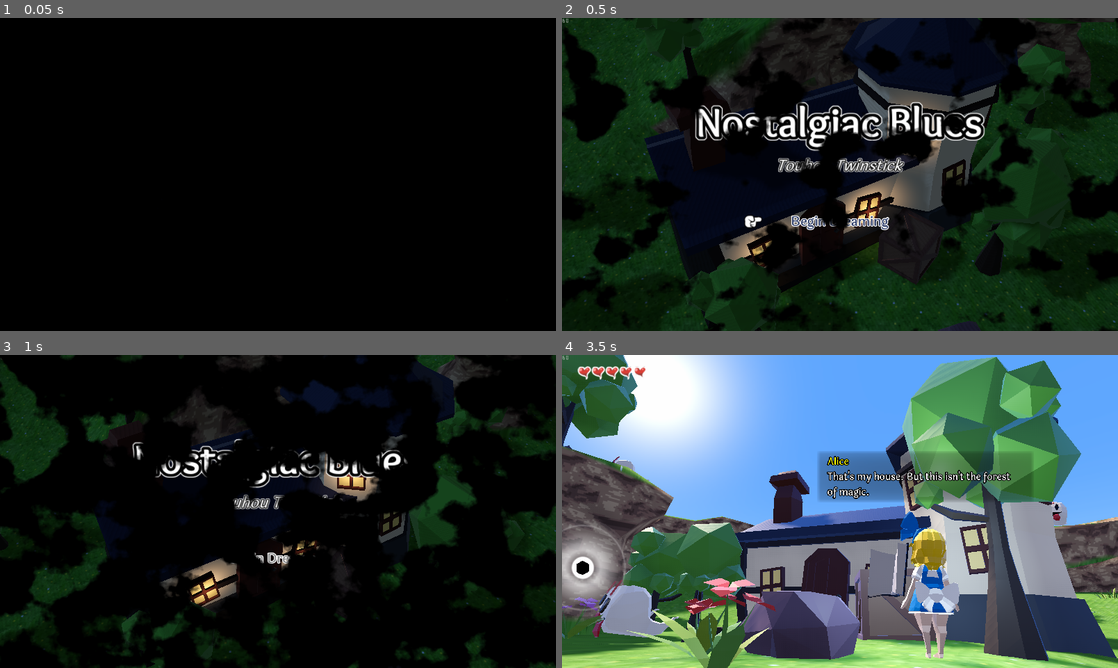
Above: before the commit, frames 1-4 (two rows, left to right).
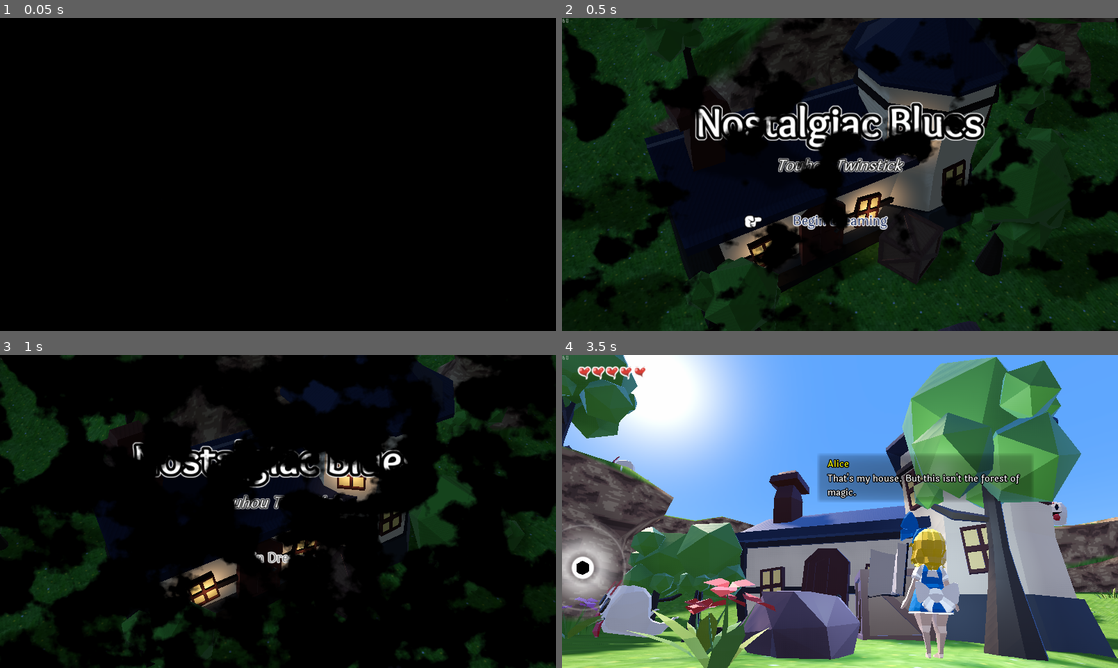
Above: after the commit, the same moments.

Repository: wareya/Nostalgiac-Blues
Game: Godot game, scene res://scenes/Title Screen.tscn
The game is run twice, just before and just after one commit, with the same random seed, the same clock (stepped at 60 frames per second) and the same inputs.
Inputs (mouse positions are in pixels of both pictures, inside the frame that each line leads up to):
- Up to frame 1 (0.05 s): no input
- Up to frame 2 (0.5 s): no input
- Up to frame 3 (1 s): click "Begin Dreaming" at 0.5 s
- Up to frame 4 (3.5 s): tap Enter (ui_accept) at 1.25 s; move the mouse to (962, 495) at 1.27 s; hold Right (ui_right) 1.28-2.03 s; tap C (attack) at 1.35 s; tap Space (jump) at 1.52, 2.27 s; move the mouse to (728, 527) at 2.02 s; hold Down (ui_down) 2.03-2.78 s; tap Shift (focus) at 2.1 s; move the mouse to (895, 442) at 2.77 s; hold Right (ui_right) from 2.78 s (still down); click (895, 442) at 2.85 s

Frame 1 is identical in both runs. In frame 2, 0.4% of the frame differs, in the area x 41-59%, y 62-68%; in frame 3, 0.1%; in frame 4, 1.4%, in the area x 46-85%, y 30-46%.

Commit message:
fix screen scaling bugs

Diff:
--- a/project.godot
+++ b/project.godot
@@ -40,6 +40,8 @@
 window/size/width=1280
 window/size/height=720
 window/vsync/use_vsync=false
+window/stretch/mode="2d"
+window/stretch/aspect="expand"
 
 [importer_defaults]
 
--- a/scenes/BossCirno.tscn
+++ b/scenes/BossCirno.tscn
@@ -38,10 +38,11 @@
 
 [node name="HP" type="ProgressBar" parent="."]
 anchor_left = 0.5
+anchor_top = 1.0
 anchor_right = 0.5
 anchor_bottom = 1.0
 margin_left = -268.0
-margin_top = 666.0
+margin_top = -54.0
 margin_right = 272.0
 margin_bottom = -35.0
 custom_styles/fg = SubResource( 2 )
--- a/scenes/Player.gd
+++ b/scenes/Player.gd
@@ -554,8 +554,7 @@
 var last_mouse_position = Vector2()
 func handle_graphical_heading(delta):
     var vp = get_viewport()
-
-    var mouse_heading = ((vp.get_mouse_position() - vp.size*0.5 * Vector2(1.0, 0.85)) * Vector2(0.85, 1.0)).normalized()
+    var mouse_heading = ((vp.get_mouse_position() - vp.get_visible_rect().size*0.5 * Vector2(1.0, 0.85)) * Vector2(0.85, 1.0)).normalized()
     var turn_rate_modifier = 1.0
     var using_stick_control = false
     var stick_control = Vector2()
Not shown, changed: readme.md
